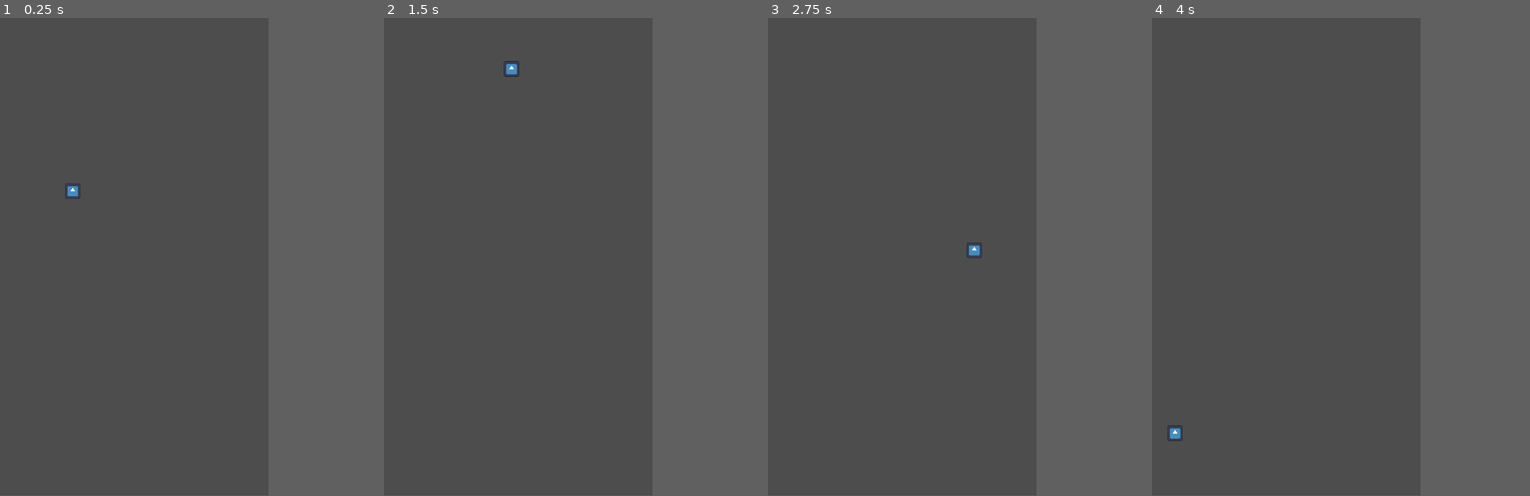
Above: before the commit, frames 1-4 (left to right).
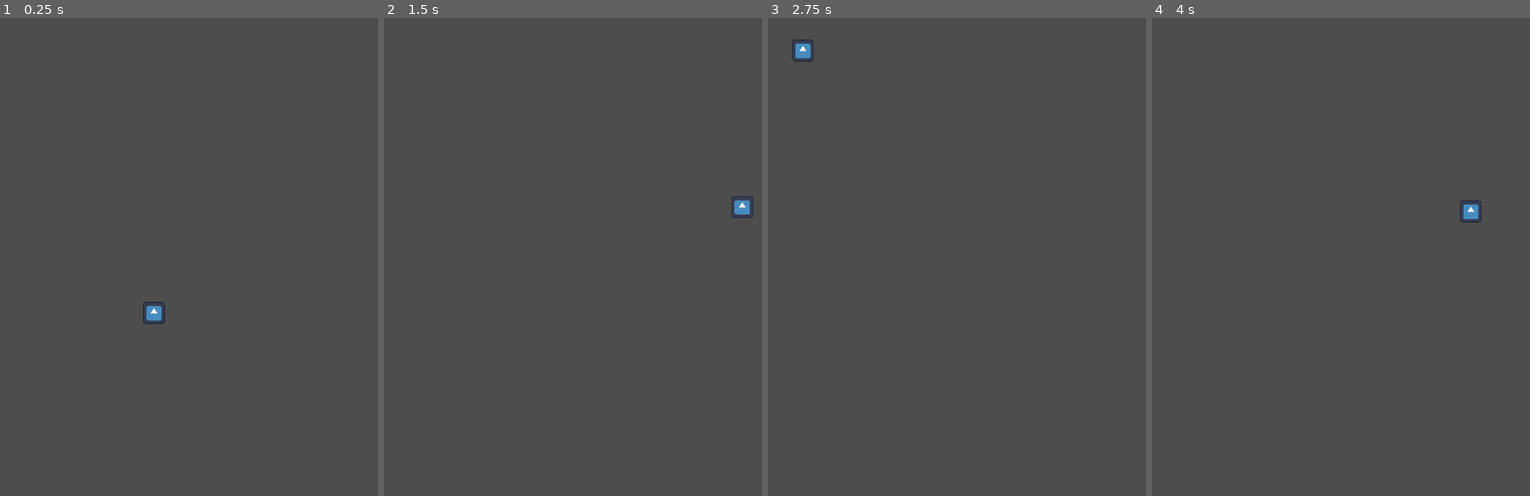
Above: after the commit, the same moments.

Repository: MarcelSunyer/Godot_BBTan
Game: Godot game, scene res://Escena_Principal.tscn
Two runs of this game, one before a commit and one after it. Both use one fixed random seed, a clock stepped at 60 frames per second and the inputs below. The engine's default icon, where the game draws it, is replaced by a stand-in: a white triangle on a blue panel in a dark square.
Inputs (mouse positions are in pixels of both pictures, inside the frame that each line leads up to):
- Up to frame 1 (0.25 s): no input
- Up to frame 2 (1.5 s): move the mouse to (576, 233) at 0.52 s; click (576, 233) at 0.67 s; move the mouse to (463, 280) at 1.27 s; click (463, 280) at 1.42 s
- Up to frame 3 (2.75 s): move the mouse to (930, 151) at 2.02 s; click (930, 151) at 2.17 s
- Up to frame 4 (4 s): move the mouse to (1272, 352) at 2.77 s; click (1272, 352) at 2.92 s; move the mouse to (1367, 328) at 3.52 s; click (1367, 328) at 3.67 s
In our replay, the window is 449x799 before the commit and 632x800 after it. These sizes can differ from the game's own. Grey fills any space a smaller window leaves; there, only what the larger window draws over its background counts as a difference.

The runs differ from the first frame. In frame 1, 0.3% of the frame differs, in the area x 17-44%, y 34-64%; in frame 2, 0.3%, in the area x 31-98%, y 9-42%; in frame 3, 0.2%; in frame 4, 0.3%.

Commit message:
Rebote + reset

Diff:
--- a/Ball.tscn
+++ b/Ball.tscn
@@ -7,6 +7,7 @@
 
 [node name="Ball" type="CharacterBody2D"]
 position = Vector2(235, 191)
+collision_mask = 3
 script = ExtResource("1_4gjwa")
 
 [node name="CollisionShape2D" type="CollisionShape2D" parent="."]
--- a/Escena_Principal.tscn
+++ b/Escena_Principal.tscn
@@ -33,8 +33,9 @@
 shape = SubResource("RectangleShape2D_kayl7")
 
 [node name="StaticBody2D4" type="StaticBody2D" parent="Paredes"]
-position = Vector2(783, 1151)
+position = Vector2(783, 778)
 scale = Vector2(13.6414, 0.0400275)
+collision_layer = 2
 
 [node name="CollisionShape2D" type="CollisionShape2D" parent="Paredes/StaticBody2D4"]
 position = Vector2(-34, 419)
--- a/Scripts/Ball.gd
+++ b/Scripts/Ball.gd
@@ -1,12 +1,33 @@
 extends CharacterBody2D
 
 @export var speed = 250.0
+var move_ball = false
 
-func _ready():
-	velocity = Vector2(-200,-200).normalized() * speed
+# Define la capa de colisión del suelo (por ejemplo, layer 1)
+@export var suelo_layer = 1
 
-# Called every frame. 'delta' is the elapsed time since the previous frame.
+func _input(event):
+	if event is InputEventMouseButton and event.pressed and not move_ball:
+		move_ball = true
+		# Obtén la posición del ratón en el escenario
+		var mouse_position = get_global_mouse_position()
+		# Calcula la dirección hacia el ratón y normalízala
+		var direction = (mouse_position - global_position).normalized()
+		# Ajusta la velocidad para que la pelota se mueva hacia el ratón
+		velocity = direction * speed
+
 func _process(delta):
-	var collision_info = move_and_collide(velocity * delta)
-	if collision_info:
-		velocity = velocity.bounce(collision_info.get_normal())
+	if move_ball:
+		var collision_info = move_and_collide(velocity * delta)
+		if collision_info:
+			# Obtén el nodo con el que colisionó la pelota
+			var collider = collision_info.get_collider() as Node2D
+
+			# Verifica si el collider es un nodo válido y tiene la capa de colisión correcta
+			if collider and collider.collision_layer & (1 << suelo_layer) != 0:
+				# Detén el movimiento si colisiona con el suelo
+				velocity = Vector2.ZERO
+				move_ball = false
+			else:
+				# Rebota si no es el suelo
+				velocity = velocity.bounce(collision_info.get_normal())
--- a/project.godot
+++ b/project.godot
@@ -18,7 +18,15 @@
 [display]
 
 window/size/viewport_width=648
-window/size/viewport_height=1152
+window/size/viewport_height=820
+
+[input]
+
+Right_click={
+"deadzone": 0.5,
+"events": [Object(InputEventMouseButton,"resource_local_to_scene":false,"resource_name":"","device":-1,"window_id":0,"alt_pressed":false,"shift_pressed":false,"ctrl_pressed":false,"meta_pressed":false,"button_mask":0,"position":Vector2(0, 0),"global_position":Vector2(0, 0),"factor":1.0,"button_index":2,"canceled":false,"pressed":false,"double_click":false,"script":null)
+]
+}
 
 [rendering]
 
